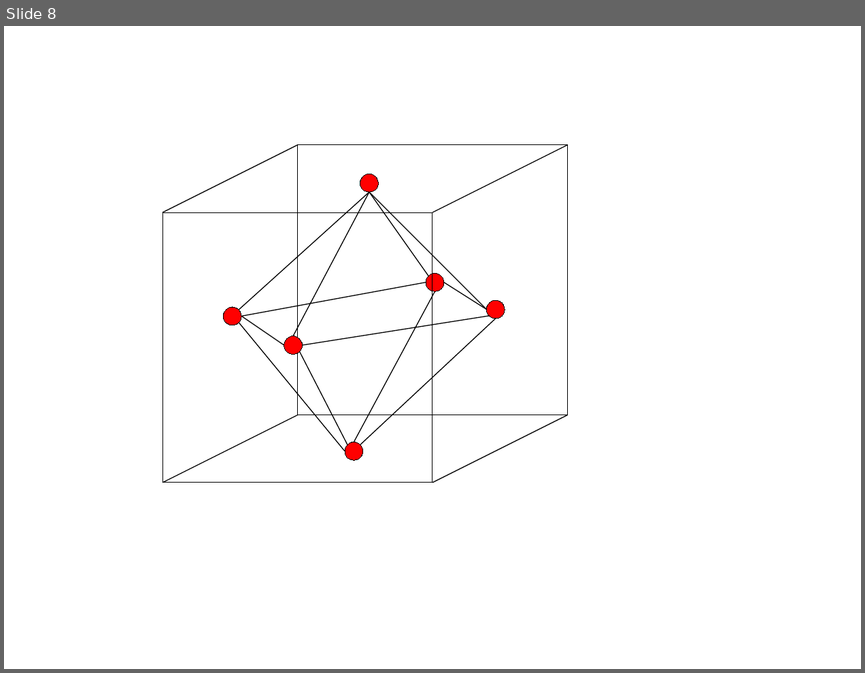
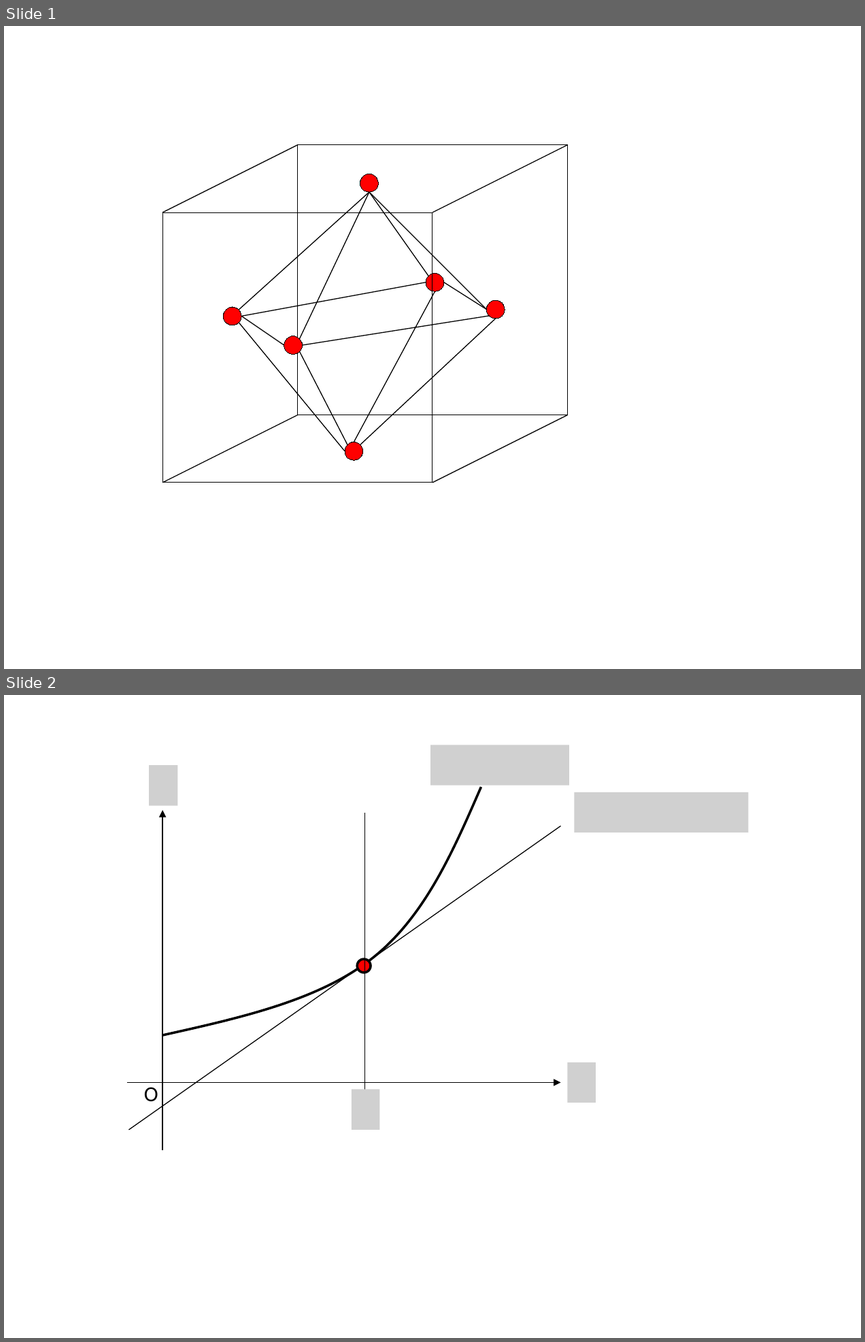
Before and after one commit to kaityo256/zenn-content, a slide deck: articles/legendre_expression/fig.pptx. Shown one above the other, each under a label of ours: slide 8 before the commit, slides 1 and 2 after it. The pictures are 865x673 and 865x1342 pixels, drawn with LibreOffice and Linux fonts; fonts in the diff are those of the drawing; grey boxes stand for pictures. Boxes give left, top, right and bottom in pixels: in the first picture for what was removed or moved away, otherwise in the second. Text is boxed around its words. In the diff, an @@ line names an element or a change of style, - is before the commit and + after.

```diff
--- a/articles/legendre_expression/fig.pptx
+++ b/articles/legendre_expression/fig.pptx
@@ slide 2 added at bbox=[4, 695, 861, 1338], background #FFFFFF @@
@@ picture added at bbox=[430, 745, 570, 785] @@
@@ picture added at bbox=[149, 765, 177, 806] @@
@@ freeform shape added at bbox=[162, 787, 481, 1035], outline #000000 2 pt @@
@@ picture added at bbox=[574, 792, 748, 832] @@
@@ arrow added from (162, 1150) to (162, 810), #000000 0.75 pt @@
@@ line added from (364, 1096) to (364, 813), #000000 0.75 pt @@
@@ line added from (561, 826) to (129, 1130), #000000 0.75 pt @@
@@ ellipse added at bbox=[357, 959, 371, 972], fill #FF0000, outline #000000 2 pt @@
@@ picture added at bbox=[567, 1063, 595, 1103] @@
@@ arrow added from (126, 1083) to (561, 1083), #000000 0.75 pt @@
@@ text added at bbox=[144, 1087, 158, 1102], 18 pt, text #000000 @@
+O
@@ picture added at bbox=[352, 1089, 380, 1130] @@
@@ what was slide 8 is now slide 1 @@
@@ slide 1 changed as well @@
@@ line moved from (369, 192) - (293, 336) to (369, 192) - (300, 339) @@
```
Also in this commit, not shown: 2 other slides added, 7 slides removed.
